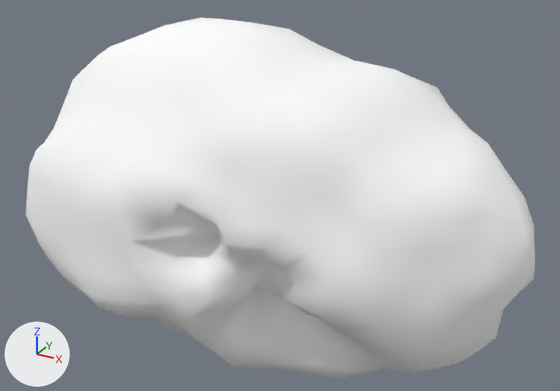
What one commit did to the glTF model assets/asteroids/asteroid_06.glb.
Rendered twice from a 50 mm camera at (1.57, -2.77, 1.5) aimed at (0.04, 0.03, 0.1). Arrows for +X, +Y and +Z are at lower left; the lights stay in place. The older version comes first. Vertices at exactly the same position are counted once.

The first picture shows 'Asteroid_06'.
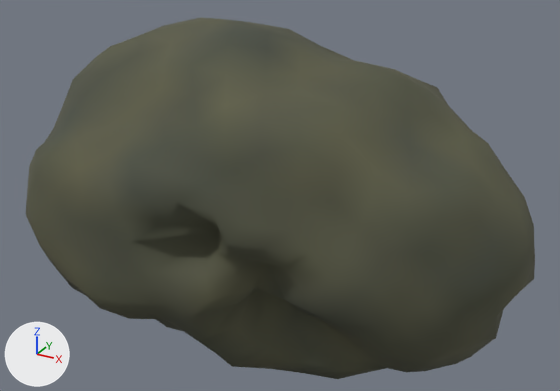
The change, as a list of edits to the scene's bpy script:
```text
Change mat_asteroidrock_06:
    where n0 = _N.new('ShaderNodeBsdfPrincipled'); n0.name = 'Principled BSDF'
    remove n0.inputs[0].default_value = (1.0, 1.0, 1.0, 1.0)  # 'Base Color', white #ffffff
    n0.inputs[1].default_value: 0.00914 -> 0.0287  # 'Metallic'
    n0.inputs[2].default_value: 0.96 -> 0.889  # 'Roughness'
    add n2 = _N.new('ShaderNodeVertexColor'); n2.name = 'Color Attribute'
    add _L.new(n2.outputs[0], n0.inputs[0])  # 'Color' to 'Base Color'
Change me_icosphere:
    where me_icosphere.from_pydata(...)  # 642 vertices, 1280 faces; spans x -1.15..1.17, y -0.66..0.67, z -0.71..0.88
    used by ob_asteroid_06; location = (0.0, 0.0, 0.0)
    me_icosphere part 1: vertex colours changed
```

What differs and where, as boxes (x1, y1, x2, y2) in the pictures (560 x 391 px):
'Asteroid_06', recoloured (darker): (26, 18, 535, 379) in both
